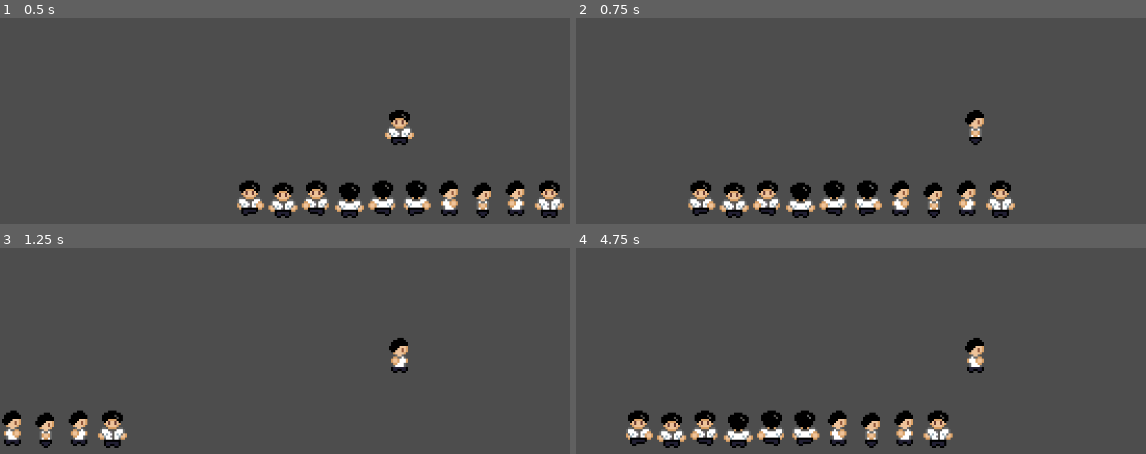
Above: before the commit, frames 1-4 (two rows, left to right).
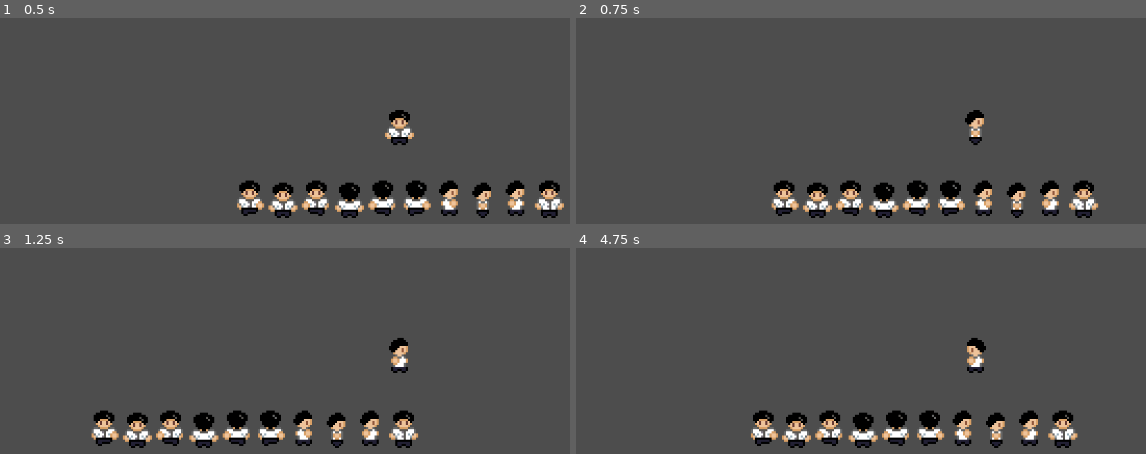
Above: after the commit, the same moments.

Repository: WingNut17/small-dirty-goblin
Game: Godot game, scene res://scenes/world.tscn
Two runs of this game, one before a commit and one after it. Both use one fixed random seed, a clock stepped at 60 frames per second and the inputs below.
Inputs:
- Up to frame 1 (0.5 s): no input
- Up to frame 2 (0.75 s): tap Enter at 0.5 s; hold D (right) from 0.53 s (still down)
- Up to frame 3 (1.25 s): keep holding D (right)
- Up to frame 4 (4.75 s): release D (right) at 1.28 s; hold S (down) 1.28-2.03 s; hold D (right) 2.03-2.78 s; hold Up (up) 2.78-3.53 s; hold A (left) from 3.53 s (still down)

Frame 1 is identical in both runs. In frame 2, 8.9% of the frame differs, in the area x 19-92%, y 78-98%; in frame 3, 6.6%; in frame 4, 8.2%.

Commit message:
character movement

Diff:
--- a/scenes/characters/Player.tscn
+++ b/scenes/characters/Player.tscn
@@ -14,6 +14,10 @@
 [sub_resource type="AtlasTexture" id="AtlasTexture_m53vn"]
 atlas = ExtResource("1_ddcwm")
 region = Rect2(48, 0, 16, 18)
+
+[sub_resource type="AtlasTexture" id="AtlasTexture_miaf1"]
+atlas = ExtResource("1_ddcwm")
+region = Rect2(112, 0, 16, 18)
 
 [sub_resource type="AtlasTexture" id="AtlasTexture_tthmh"]
 atlas = ExtResource("1_ddcwm")
@@ -35,10 +39,6 @@
 atlas = ExtResource("1_ddcwm")
 region = Rect2(32, 0, 16, 18)
 
-[sub_resource type="AtlasTexture" id="AtlasTexture_miaf1"]
-atlas = ExtResource("1_ddcwm")
-region = Rect2(112, 0, 16, 18)
-
 [sub_resource type="AtlasTexture" id="AtlasTexture_pq0md"]
 atlas = ExtResource("1_ddcwm")
 region = Rect2(96, 0, 16, 18)
@@ -59,6 +59,22 @@
 "loop": true,
 "name": &"idle",
 "speed": 1.0
+}, {
+"frames": [{
+"duration": 1.0,
+"texture": SubResource("AtlasTexture_m53vn")
+}],
+"loop": true,
+"name": &"idle_back",
+"speed": 5.0
+}, {
+"frames": [{
+"duration": 1.0,
+"texture": SubResource("AtlasTexture_miaf1")
+}],
+"loop": true,
+"name": &"idle_side",
+"speed": 5.0
 }, {
 "frames": [{
 "duration": 1.0,
@@ -121,7 +137,7 @@
 
 [node name="AnimatedSprite2D" type="AnimatedSprite2D" parent="."]
 sprite_frames = SubResource("SpriteFrames_esaby")
-animation = &"run_side"
+animation = &"idle_side"
 autoplay = "idle"
 
 [node name="CollisionShape2D" type="CollisionShape2D" parent="."]
--- a/scripts/Player.gd
+++ b/scripts/Player.gd
@@ -2,20 +2,56 @@
 
 @onready var sprite = $AnimatedSprite2D
 
-const SPEED = 300.0
+# character speed
+const SPEED = 10.0
+var motion = Vector2()
+var last_direction = Vector2()
+var input_vector = Vector2()
 
 func _physics_process(delta):
-	# As good practice, you should replace UI actions with custom gameplay actions.
-	var direction = Input.get_axis("left", "right")
+	# Get the left/right up/down input directions
+	input_vector = Vector2(Input.get_action_strength("right") - Input.get_action_strength("left"), Input.get_action_strength("down") - Input.get_action_strength("up"))
 
-	if direction:
-		velocity.x = direction * SPEED
-		sprite.play("run_side")
+	# if theyre going diagonally, normalize
+	if input_vector.length() > 1:
+		input_vector = input_vector.normalized()
+
+	# motion based on input
+	motion = input_vector * SPEED
+
+	if input_vector:
+		velocity.x = motion[0] * SPEED
+		velocity.y = motion[1] * SPEED
+		last_direction = input_vector
 	else:
-		velocity.x = move_toward(velocity.x, 0, SPEED)
-		sprite.play("idle")
-
-
-
+		velocity.x = move_toward(motion[0], 0, SPEED)
+		velocity.y = move_toward(motion[1], 0, SPEED)
 
 	move_and_slide()
+
+	handle_animations()
+
+func handle_animations():
+	var animation = "idle"
+
+	# if not moving:
+	if not input_vector:
+		if last_direction.y > 0:
+			animation = "idle"
+		elif last_direction.y < 0:
+			animation = "idle_back"
+		elif last_direction.x != 0:
+			animation = "idle_side"
+
+	if input_vector.y > 0:
+		animation = "run_forward"
+	elif input_vector.y < 0:
+		animation = "run_back"
+
+	if input_vector.x != 0:
+		animation = "run_side"
+		sprite.flip_h = input_vector.x < 0
+	elif input_vector.y != 0:
+		sprite.flip_h = false
+
+	sprite.play(animation)
